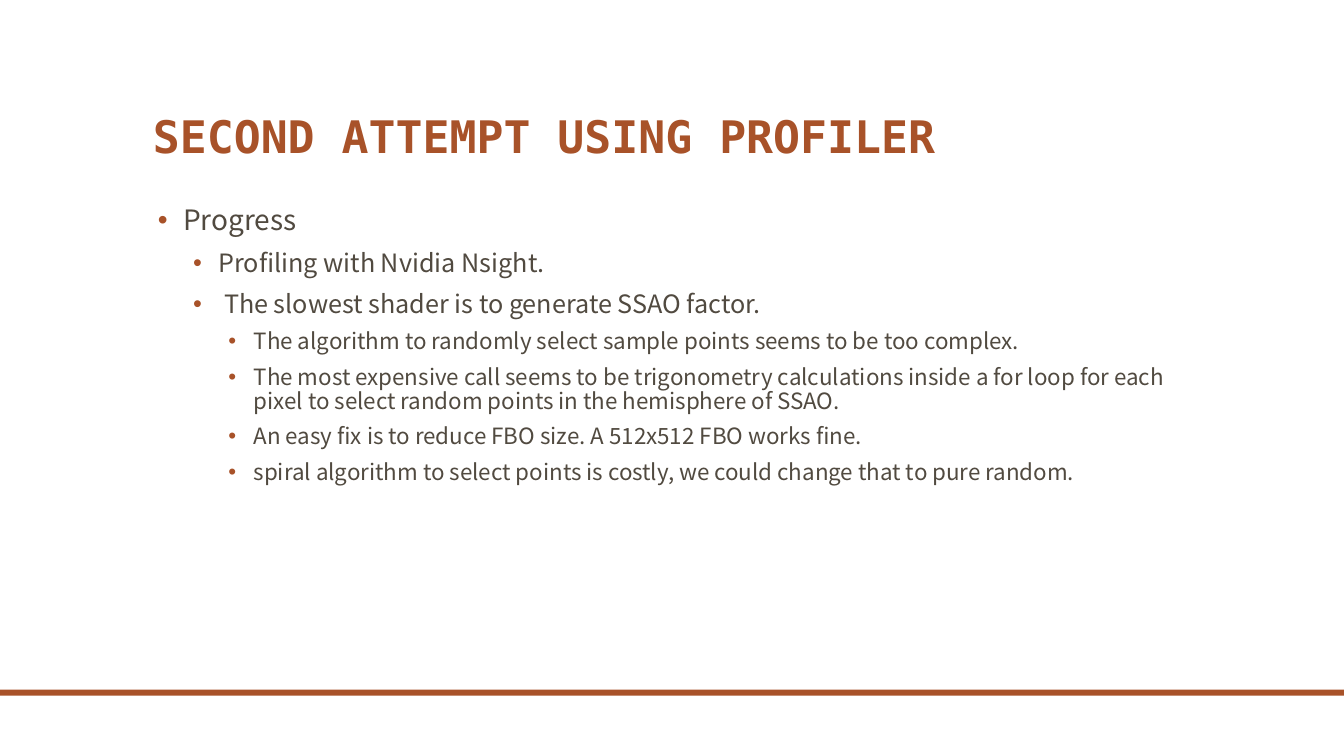
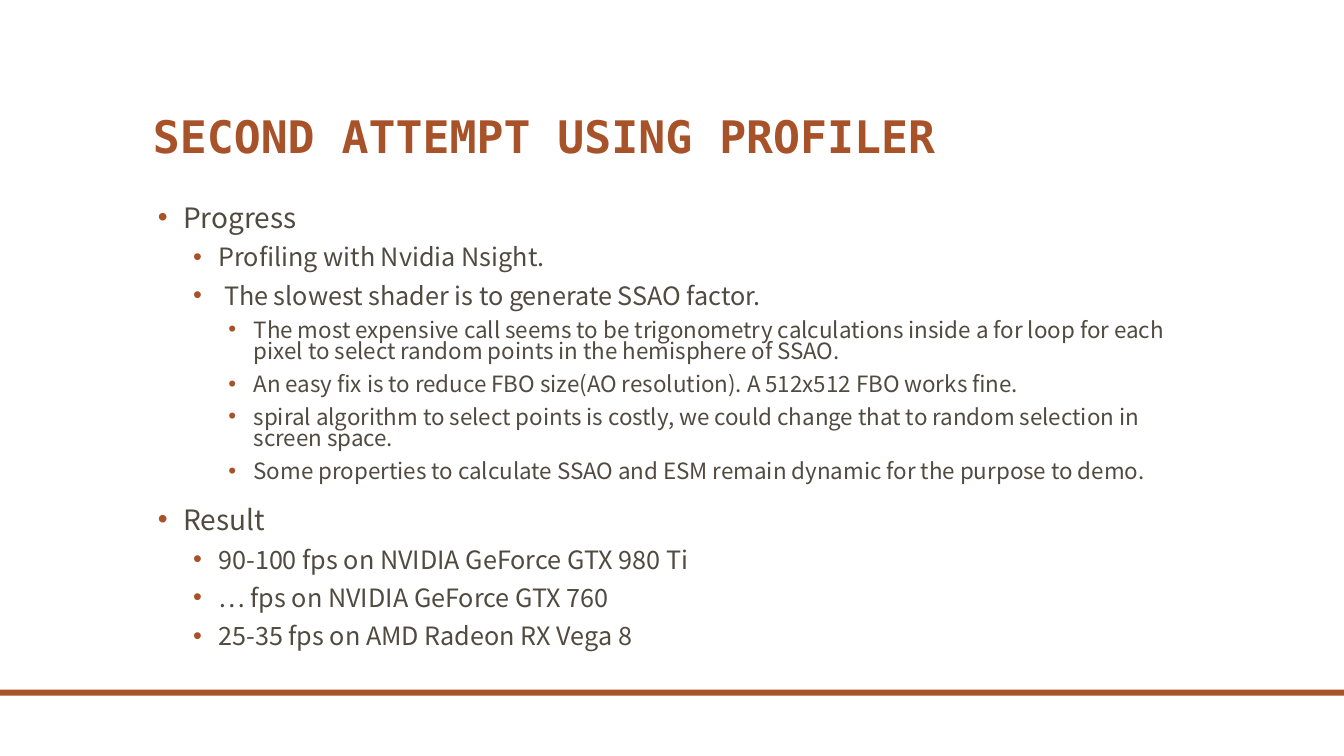
Before and after one commit to levey-lee/GraphicsEngine, a slide deck: slide 7 of DiamondGraphicsEngine/OptimizationReport.pptx. Drawn at 1344x756 pixels with LibreOffice and Linux fonts; fonts in the diff are those of the drawing; background and template pictures are left out. Boxes give left, top, right and bottom in pixels: in the first picture for what was removed or moved away, otherwise in the second. Text is boxed around its words. In the diff, an @@ line names an element or a change of style, - is before the commit and + after.

```diff
--- a/DiamondGraphicsEngine/OptimizationReport.pptx
+++ b/DiamondGraphicsEngine/OptimizationReport.pptx
@@ text at box(183, 207, 1164, 364): line spacing 0.9 to 0.8 @@
@@ text at box(254, 331, 1019, 355): paragraph removed @@
-    • The algorithm to randomly select sample points seems to be too complex.
@@ text at box(183, 374, 1144, 651): text changed @@
-    • An easy fix is to reduce FBO size. A 512x512 FBO works fine.
-    • spiral algorithm to select points is costly, we could change that to pure random.
+    • An easy fix is to reduce FBO size(AO resolution). A 512x512 FBO works fine.
+    • spiral algorithm to select points is costly, we could change that to random selection in screen space.
+    • Some properties to calculate SSAO and ESM remain dynamic for the purpose to demo.
+• Result
+  • 90-100 fps on NVIDIA GeForce GTX 980 Ti
+  • … fps on NVIDIA GeForce GTX 760
+  • 25-35 fps on AMD Radeon RX Vega 8
```
Also in this commit, not shown: 9 slides removed, 2 other files.
